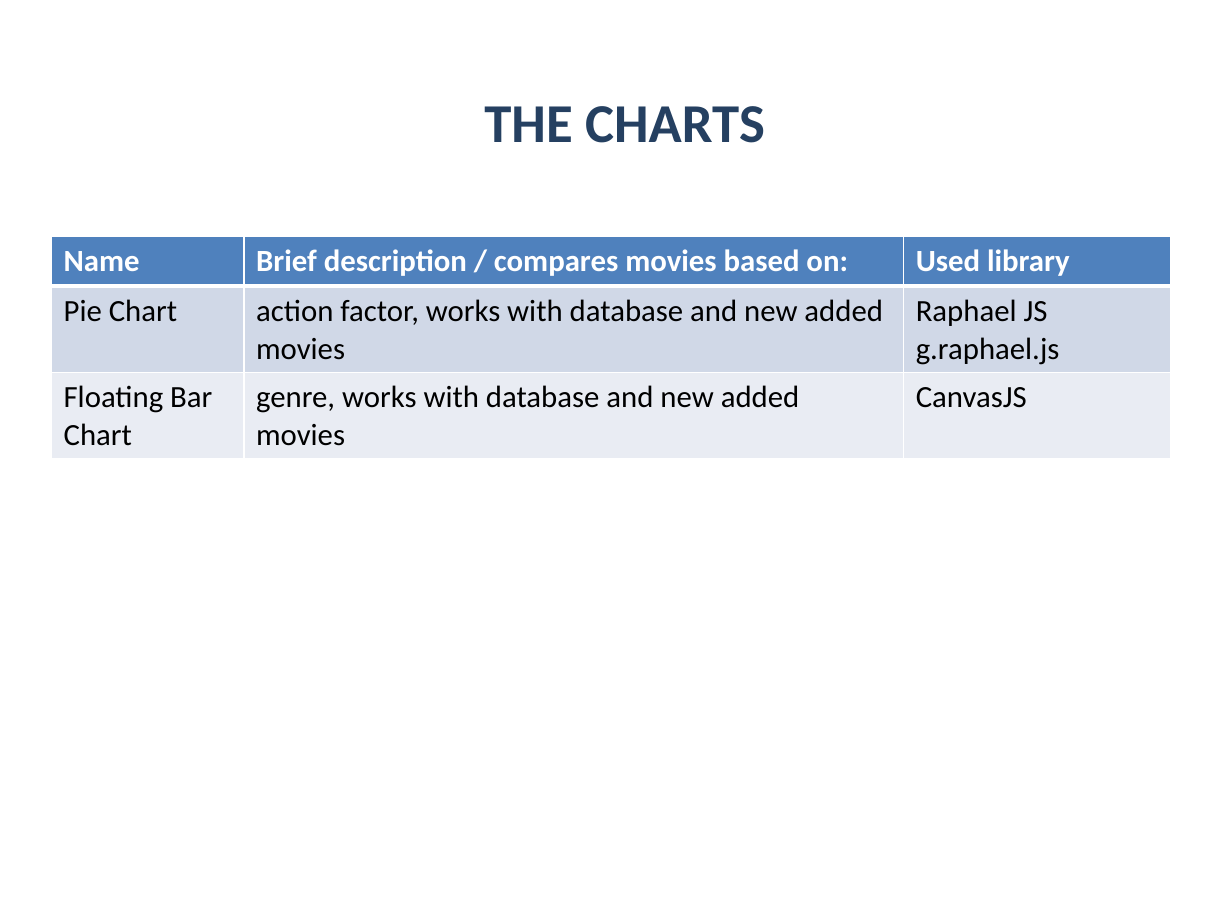
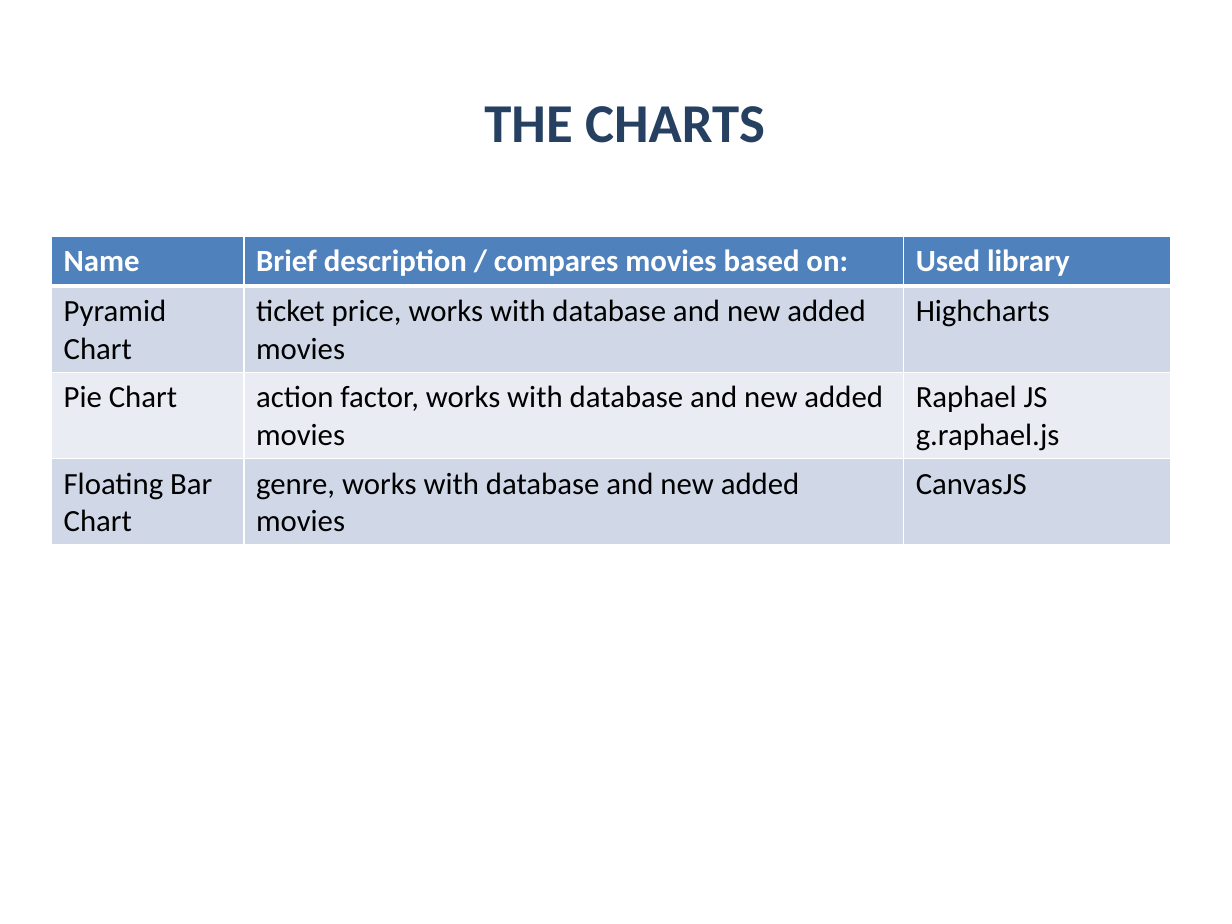
Before and after one commit to Acrelion/JS-Teamwork-Mandarine, a slide deck: slide 6 of Project Documentation/Presentation Mandarine.pptx. Drawn at 1232x924 pixels with LibreOffice and Linux fonts; fonts in the diff are those of the drawing; background and template pictures are left out. Boxes give left, top, right and bottom in pixels: in the first picture for what was removed or moved away, otherwise in the second. Text is boxed around its words. In the diff, an @@ line names an element or a change of style, - is before the commit and + after.

Commit message:
Presentation change

```diff
--- a/Project Documentation/Presentation Mandarine.pptx
+++ b/Project Documentation/Presentation Mandarine.pptx
@@ table at box(52, 237, 1170, 546) @@
+row 2: Pyramid / Chart | ticket price, works with database and new added movies | Highcharts
```
Also in this commit, not shown: 1 other slide changed.
